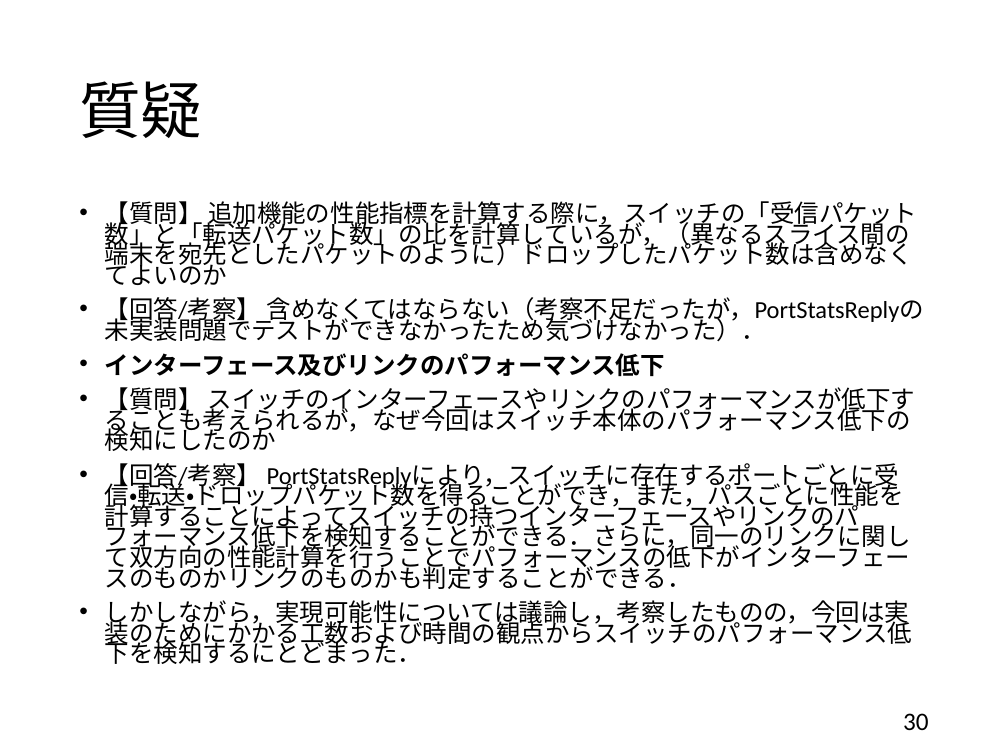
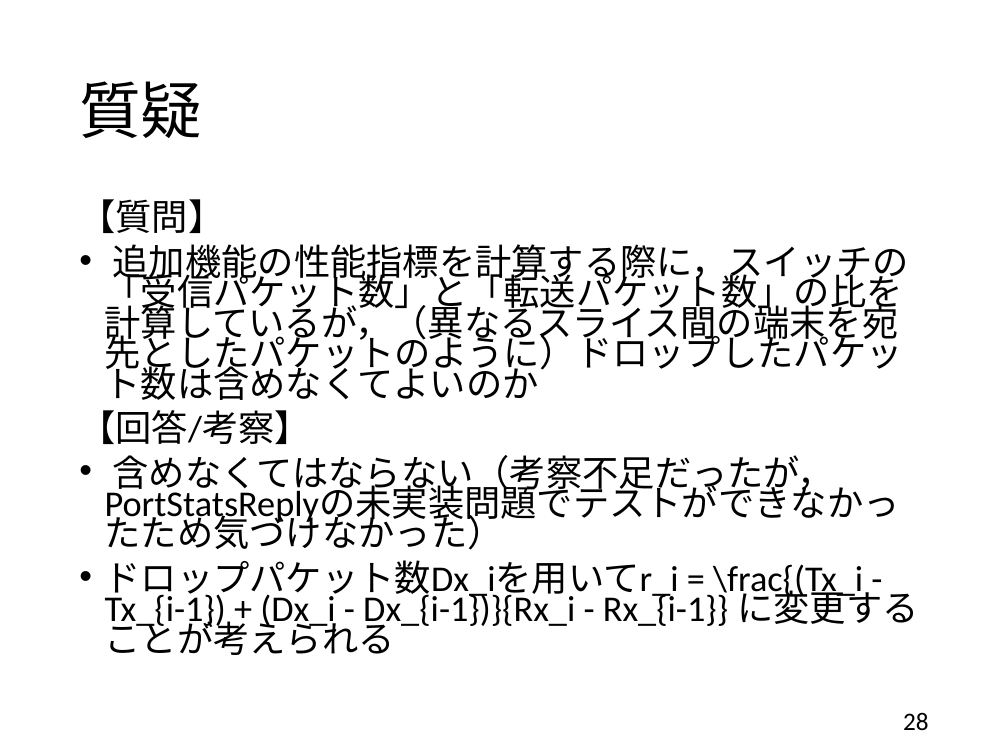
Before and after one commit to handai-trema/IaaS-amn, a slide deck: slide 28 of report_slide.pptx (slide 30 before the commit). Drawn at 1008x756 pixels with LibreOffice and Linux fonts; fonts in the diff are those of the drawing. Boxes give left, top, right and bottom in pixels: in the first picture for what was removed or moved away, otherwise in the second. Text is boxed around its words. In the diff, an @@ line names an element or a change of style, - is before the commit and + after.

```diff
--- a/report_slide.pptx
+++ b/report_slide.pptx
@@ text at [79,199,918,655]: text changed; size 17.5 to 25.9 pt @@
-• 【質問】 追加機能の性能指標を計算する際に，スイッチの「受信パケット数」と「転送パケット数」の比を計算しているが，（異なるスライス間の端末を宛先としたパケットのように）ドロップしたパケット数は含めなくてよいのか
-• 【回答/考察】 含めなくてはならない（考察不足だったが，PortStatsReplyの未実装問題でテストができなかったため気づけなかった）．
-• インターフェース及びリンクのパフォーマンス低下
-• 【質問】 スイッチのインターフェースやリンクのパフォーマンスが低下することも考えられるが，なぜ今回はスイッチ本体のパフォーマンス低下の検知にしたのか
-• 【回答/考察】 PortStatsReplyにより，スイッチに存在するポートごとに受信・転送・ドロップパケット数を得ることができ，また，パスごとに性能を計算することによってスイッチの持つインターフェースやリンクのパフォーマンス低下を検知することができる．さらに，同一のリンクに関して双方向の性能計算を行うことでパフォーマンスの低下がインターフェースのものかリンクのものかも判定することができる．
-• しかしながら，実現可能性については議論し，考察したものの，今回は実装のためにかかる工数および時間の観点からスイッチのパフォーマンス低下を検知するにとどまった．
+【質問】
+• 追加機能の性能指標を計算する際に，スイッチの「受信パケット数」と「転送パケット数」の比を計算しているが，（異なるスライス間の端末を宛先としたパケットのように）ドロップしたパケット数は含めなくてよいのか
+【回答/考察】
+• 含めなくてはならない（考察不足だったが，PortStatsReplyの未実装問題でテストができなかったため気づけなかった）
+• ドロップパケット数Dx_iを用いてr_i = \frac{(Tx_i - Tx_{i-1}) + (Dx_i - Dx_{i-1})}{Rx_i - Rx_{i-1}} に変更することが考えられる
@@ page number at [903,712,929,731]: text changed @@
-30
+28
```
Also in this commit, not shown: 21 other slides changed, 7 slides added, 5 slides removed.
